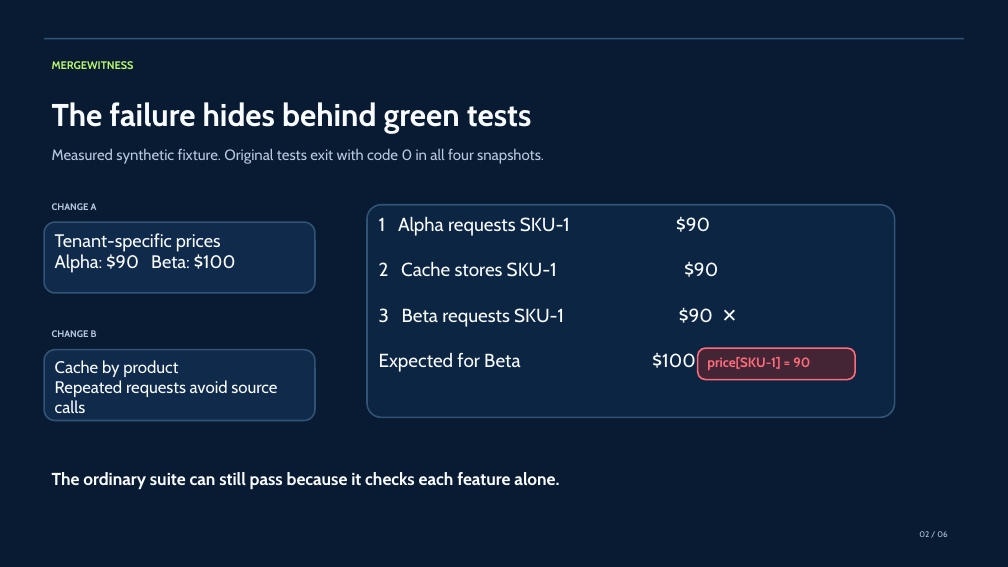
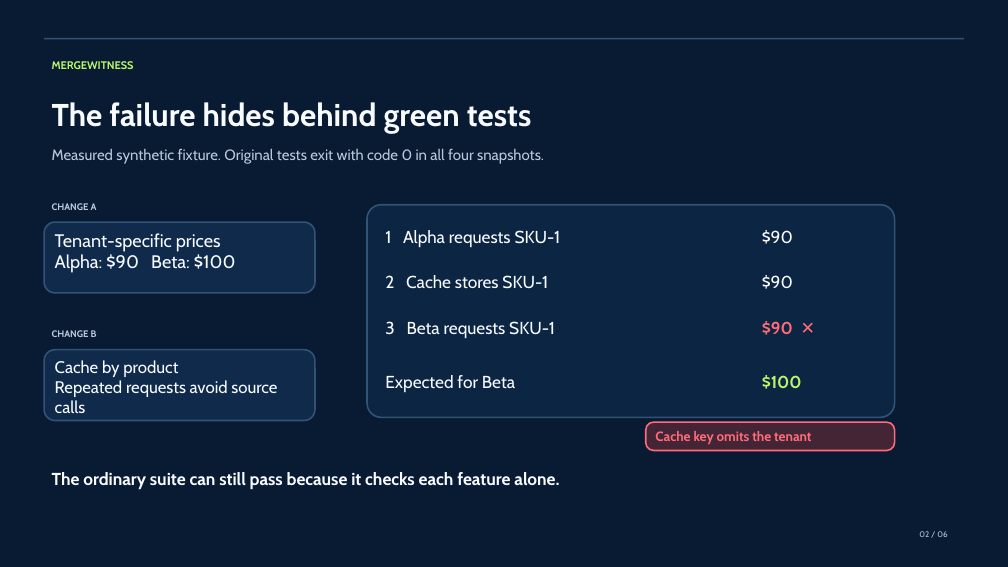
Before and after one commit to lawliet8886/MergeWitness, a slide deck: slide 2 of submission/mergewitness-deck-final-v2.pptx. Drawn at 1008x567 pixels with LibreOffice and Linux fonts; fonts in the diff are those of the drawing. Boxes give left, top, right and bottom in pixels: in the first picture for what was removed or moved away, otherwise in the second. Text is boxed around its words. In the diff, an @@ line names an element or a change of style, - is before the commit and + after.

```diff
--- a/submission/mergewitness-deck-final-v2.pptx
+++ b/submission/mergewitness-deck-final-v2.pptx
@@ text "1 Alpha requests SKU-1": place and size @@
-text "1 Alpha requests SKU-1" at (698,348,855,380)
+text "1 Alpha requests SKU-1" at (385,230,561,247)
@@ text "1 Alpha requests SKU-1" at (385,230,561,247): fill #432535 to none; outline #FF6B7A 1.5 pt to none @@
@@ text in rounded rectangle at (379,217,718,372): text removed @@
-1 Alpha requests SKU-1 $90
-2 Cache stores SKU-1 $90
-3 Beta requests SKU-1 $90 ✕
-Expected for Beta $100
@@ text at (385,230,561,247): text changed; size 12.8 to 16.5 pt; text colour #FF6B7A to #F8FBFF; bold off @@
-price[SKU-1] = 90
+1 Alpha requests SKU-1
@@ text added at (762,230,793,244), 16.5 pt, text #F8FBFF @@
+$90
@@ text added at (385,275,548,289), 16.5 pt, text #F8FBFF @@
+2 Cache stores SKU-1
@@ text added at (762,275,793,289), 16.5 pt, text #F8FBFF @@
+$90
@@ text added at (385,321,555,339), 16.5 pt, text #F8FBFF @@
+3 Beta requests SKU-1
@@ text added at (762,321,793,335), 16.5 pt, text #FF6B7A, bold @@
+$90 ✕
@@ text added at (385,375,515,392), 16.5 pt, text #F8FBFF @@
+Expected for Beta
@@ text added at (762,375,802,389), 16.5 pt, text #B8F56A, bold @@
+$100
@@ rounded rectangle added at (646,422,895,451), fill #432535, outline #FF6B7A 1.5 pt, 12.8 pt, text #FF6B7A, bold @@
+Cache key omits the tenant
```
Also in this commit, not shown: 4 other slides changed, 33 other files.
